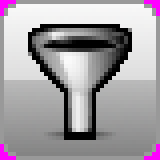
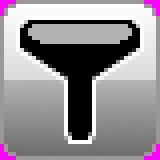
Two versions of the same layered image (160×160). Layer-by-layer changes:
added layer "Layer #6" above "Layer #2" over box(28, 24, 132, 44)
moved "Layer #2" above "Layer #5", painted on it over box(4, 4, 156, 140)
added layer "Layer #5" above "Layer" over box(16, 16, 144, 144)
hid "Layer", moved it above "Layer #4", painted on it over box(4, 4, 156, 156)
painted on "Layer #4" over box(4, 4, 156, 156)
painted on "Layer #3" over box(4, 4, 156, 140)
painted on "Layer #1" over box(4, 4, 156, 156)
